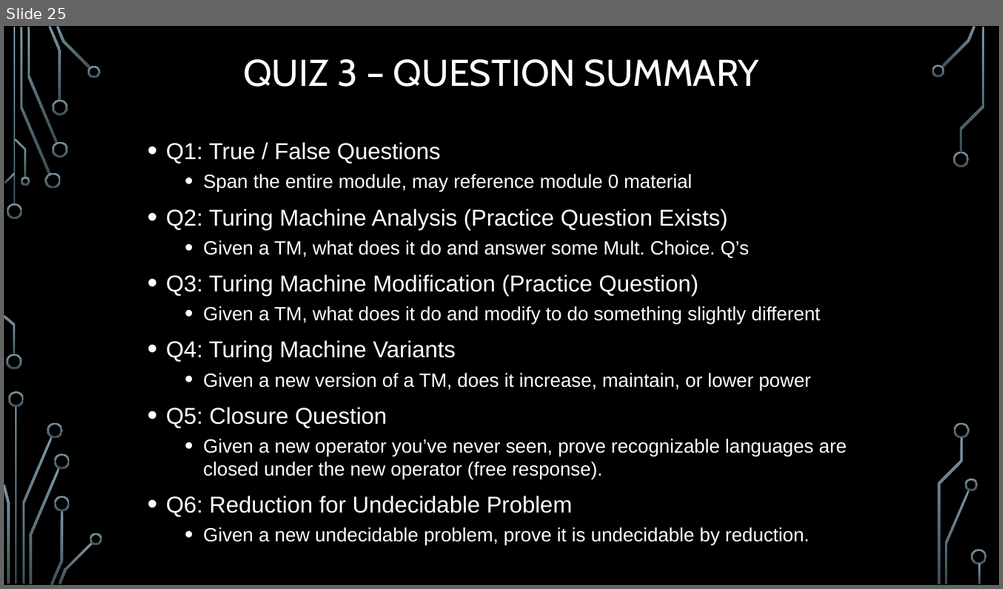
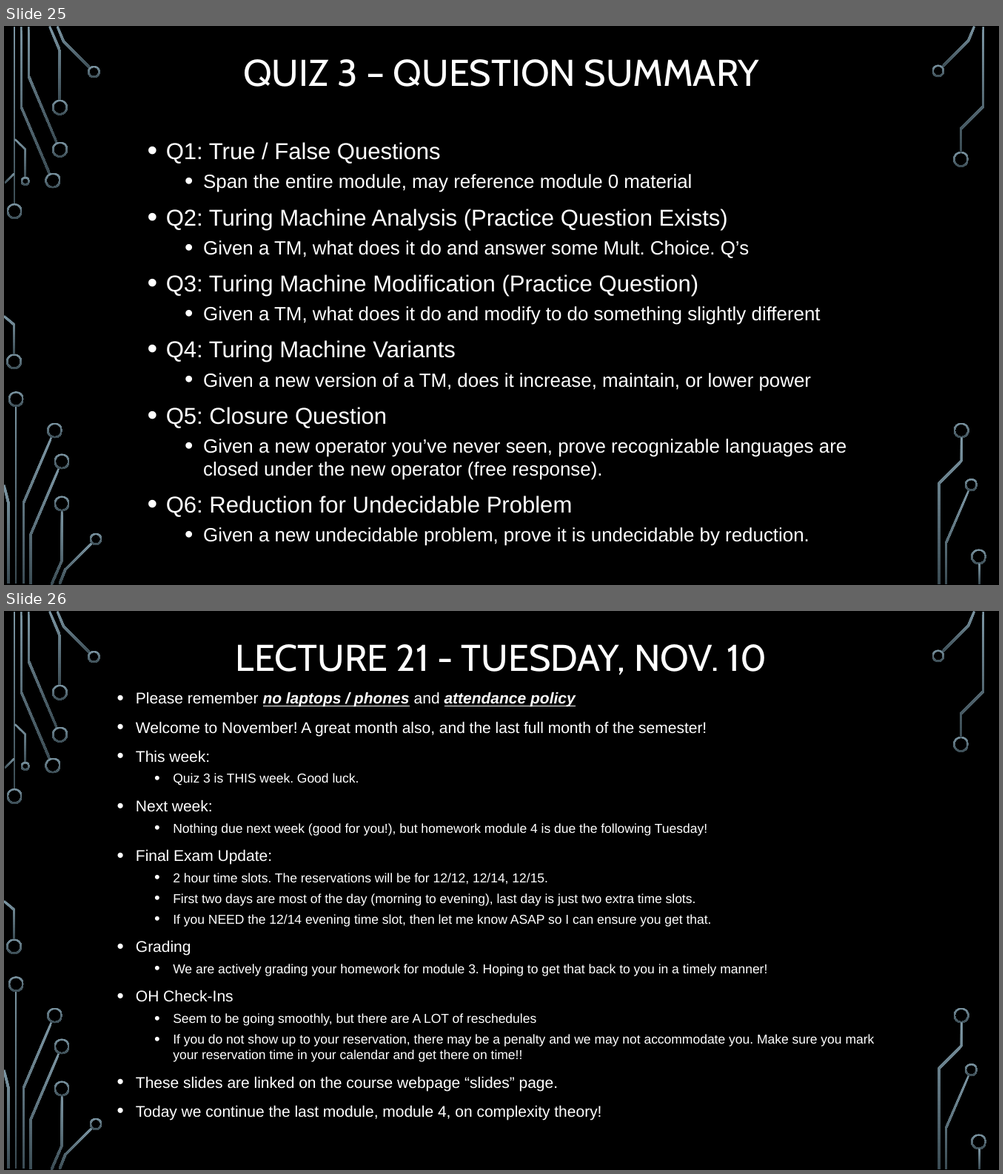
Before and after one commit to markfloryan/dmt2, a slide deck: slides/00-DailyAnnouncements.pptx. Shown one above the other, each under a label of ours: slide 25 before the commit, slides 25 and 26 after it. The pictures are 1003x589 and 1003x1174 pixels, drawn with LibreOffice and Linux fonts; fonts in the diff are those of the drawing; background and template pictures are left out. Boxes give left, top, right and bottom in pixels: in the first picture for what was removed or moved away, otherwise in the second. Text is boxed around its words. In the diff, an @@ line names an element or a change of style, - is before the commit and + after.

```diff
--- a/slides/00-DailyAnnouncements.pptx
+++ b/slides/00-DailyAnnouncements.pptx
@@ slide 26 added at (4,611,999,1170), background picture (left out); not listed: 36 template elements that a slide beside it also shows @@
@@ title added at (236,644,767,675), 36 pt, text #FFFFFF @@
+LECTURE 21 - TUESDAY, NOV. 10
@@ text added at (136,692,874,1120), 12.5 pt, text #FFFFFF @@
+• Please remember no laptops / phones and attendance policy
+• Welcome to November! A great month also, and the last full month of the semester!
+• This week:
+  • Quiz 3 is THIS week. Good luck.
+• Next week:
+  • Nothing due next week (good for you!), but homework module 4 is due the following Tuesday!
+• Final Exam Update:
+  • 2 hour time slots. The reservations will be for 12/12, 12/14, 12/15.
+  • First two days are most of the day (morning to evening), last day is just two extra time slots.
+  • If you NEED the 12/14 evening time slot, then let me know ASAP so I can ensure you get that.
+• Grading
+  • We are actively grading your homework for module 3. Hoping to get that back to you in a timely manner!
+• OH Check-Ins
+  • Seem to be going smoothly, but there are A LOT of reschedules
+  • If you do not show up to your reservation, there may be a penalty and we may not accommodate you. Make sure you mark your reservation time in your calendar and get there on time!!
+• These slides are linked on the course webpage “slides” page.
+• Today we continue the last module, module 4, on complexity theory!
```
Also in this commit, not shown: 1 slide changed, 1 other file.
